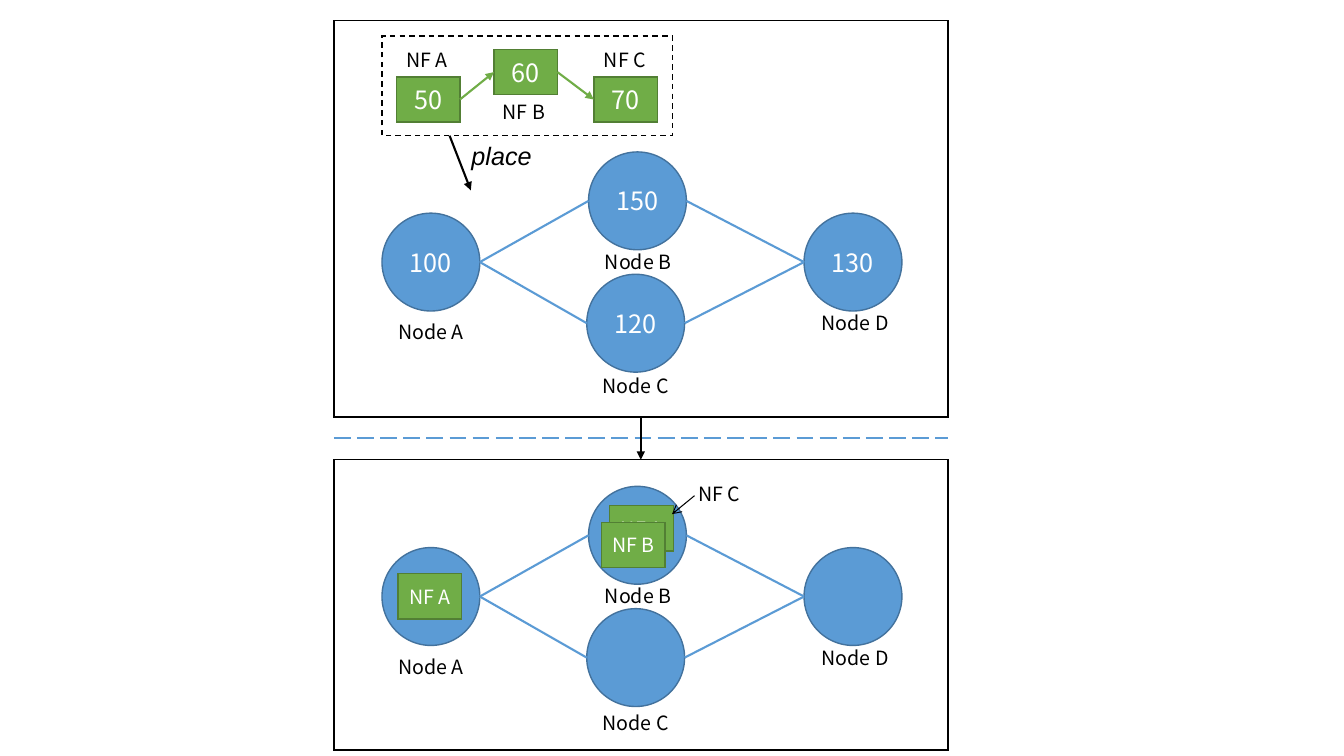
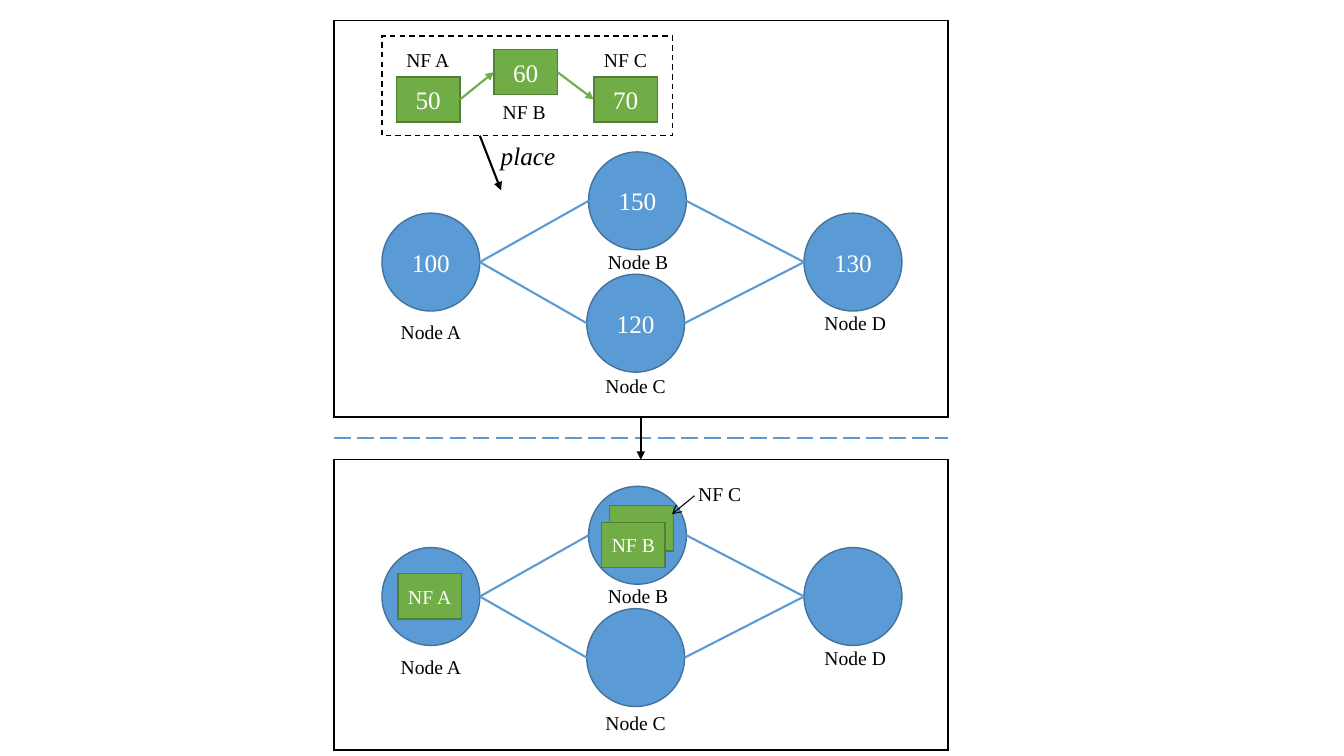
Before and after one commit to fnrg-nfv/flexchain, a slide deck: slide 5 of docs/Figures.pptx. Drawn at 1344x756 pixels with LibreOffice and Linux fonts; fonts in the diff are those of the drawing. Boxes give left, top, right and bottom in pixels: in the first picture for what was removed or moved away, otherwise in the second. Text is boxed around its words. In the diff, an @@ line names an element or a change of style, - is before the commit and + after.

```diff
--- a/docs/Figures.pptx
+++ b/docs/Figures.pptx
@@ arrow moved from (450, 136) - (471, 191) to (480, 136) - (501, 191) @@
@@ text "place": place and size @@
-text "place" at bbox=[471, 146, 531, 171]
+text "place" at bbox=[501, 147, 555, 171]
@@ text "place" at bbox=[501, 147, 555, 171]: font Arial to Times New Roman @@
@@ font Noto Sans CJK SC to Times New Roman in 22 elements at bbox=[382, 213, 480, 311], bbox=[805, 213, 902, 311], bbox=[587, 274, 685, 372], bbox=[589, 152, 687, 250], bbox=[396, 77, 460, 122], bbox=[494, 49, 558, 95], bbox=[594, 77, 657, 122], bbox=[406, 54, 449, 67], bbox=[503, 106, 546, 119], bbox=[604, 54, 647, 68], bbox=[401, 325, 461, 340], bbox=[608, 255, 668, 274], bbox=[605, 379, 666, 394], bbox=[824, 316, 886, 331], bbox=[401, 660, 461, 675], bbox=[608, 589, 668, 604], bbox=[824, 651, 886, 666], bbox=[605, 716, 666, 731], bbox=[398, 574, 462, 619], bbox=[610, 506, 674, 552], bbox=[602, 522, 665, 568], bbox=[698, 488, 741, 502] @@
```
Also in this commit, not shown: 1 slide added, 3 other files.
